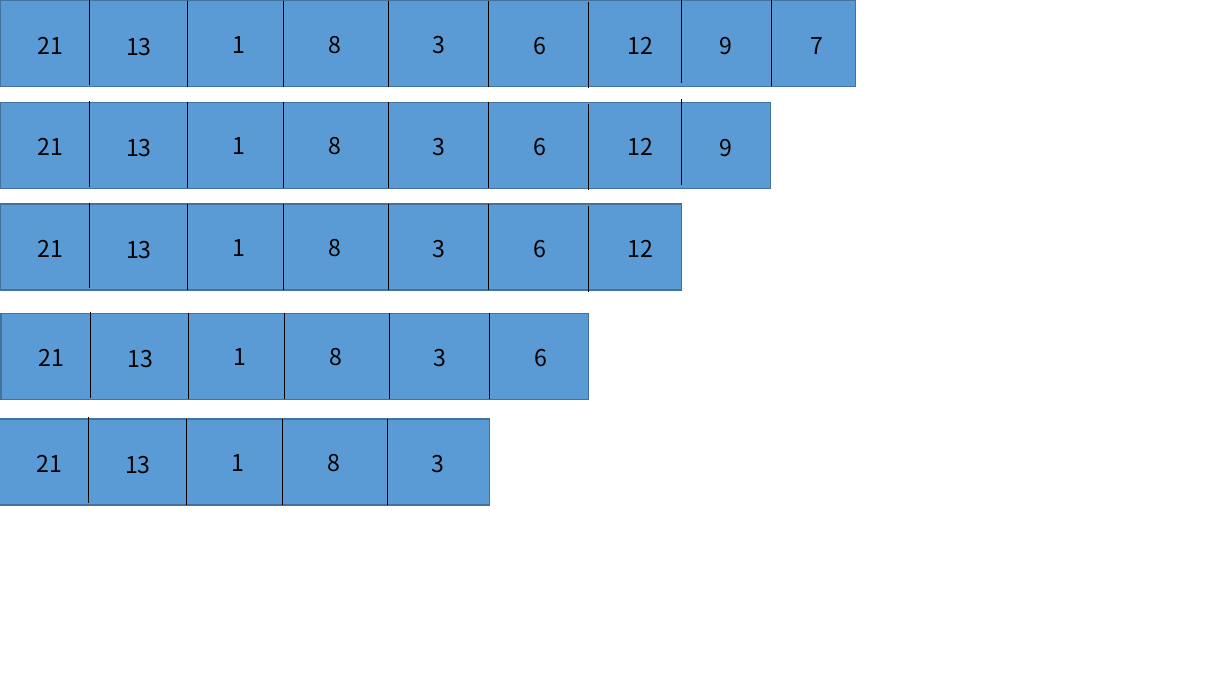
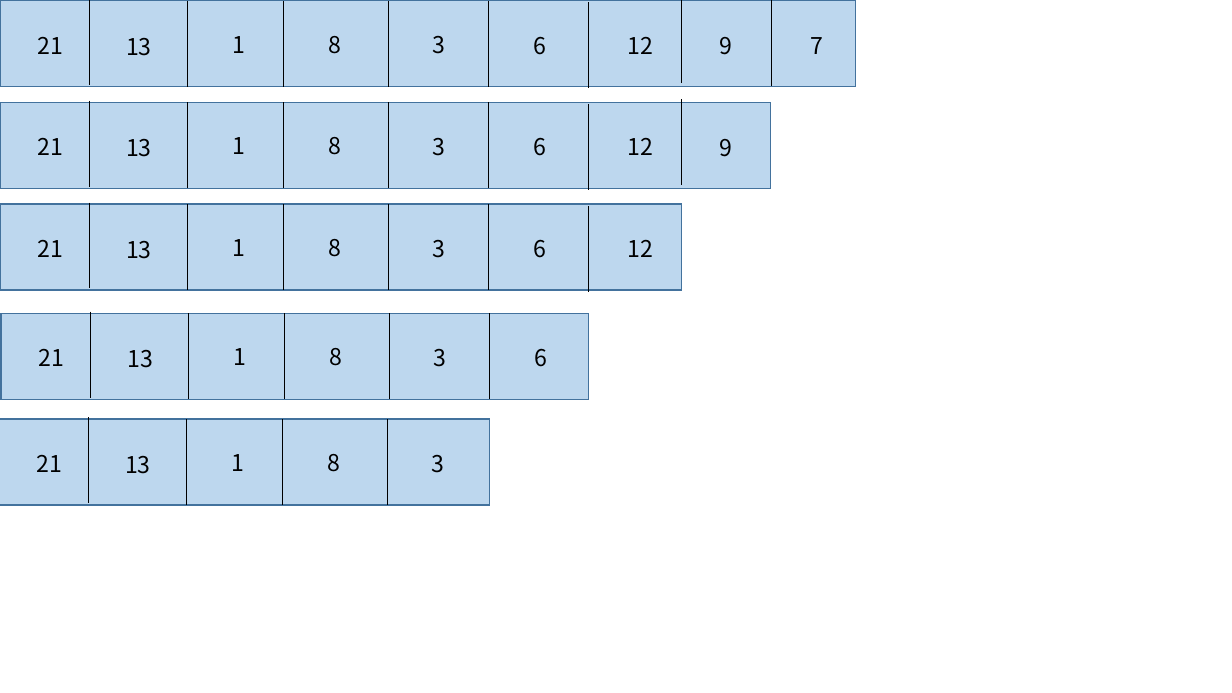
Before and after one commit to dhslrl321/TIL, a slide deck: slide 1 of Algorithm-이론/알고리즘 이론 학습 자료.pptx. Drawn at 1232x693 pixels with LibreOffice and Linux fonts; fonts in the diff are those of the drawing. Boxes give left, top, right and bottom in pixels: in the first picture for what was removed or moved away, otherwise in the second. Text is boxed around its words. In the diff, an @@ line names an element or a change of style, - is before the commit and + after.

```diff
--- a/Algorithm-이론/알고리즘 이론 학습 자료.pptx
+++ b/Algorithm-이론/알고리즘 이론 학습 자료.pptx
@@ fill #5B9BD5 to #BDD7EE in 6 elements at [0, 0, 856, 86], [0, 1, 856, 87], [0, 103, 771, 189], [0, 204, 682, 290], [1, 313, 589, 399], [0, 420, 490, 506] @@
```
Also in this commit, not shown: 2 slides added, 2 slides removed, 7 other files.
